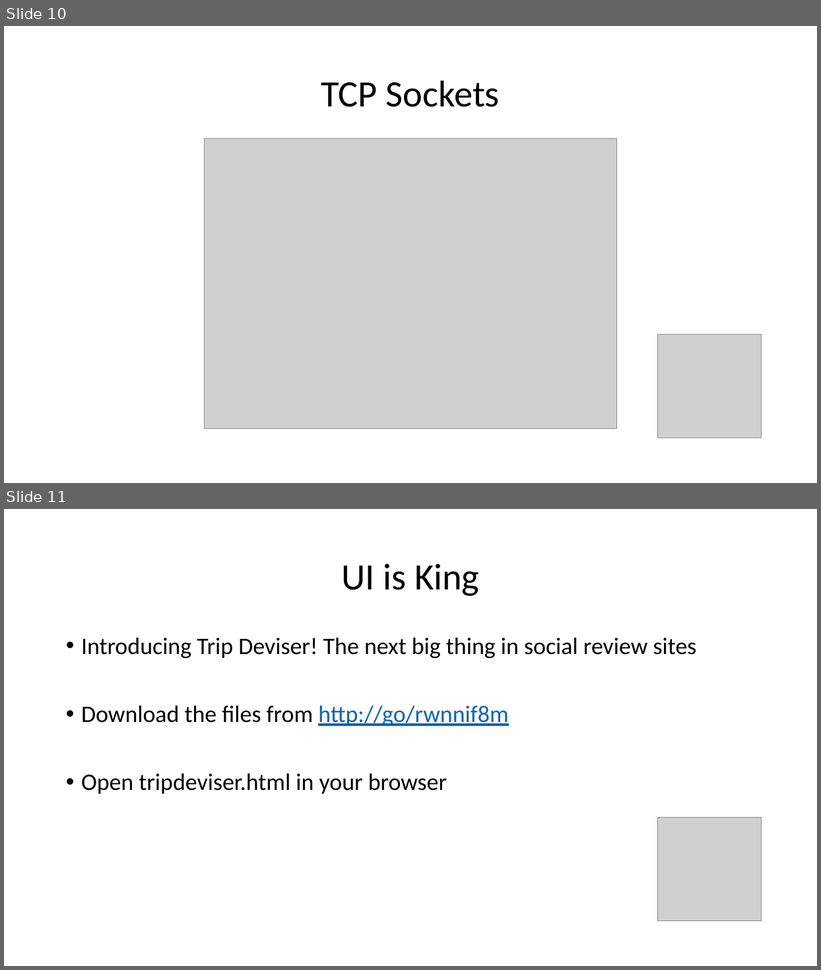
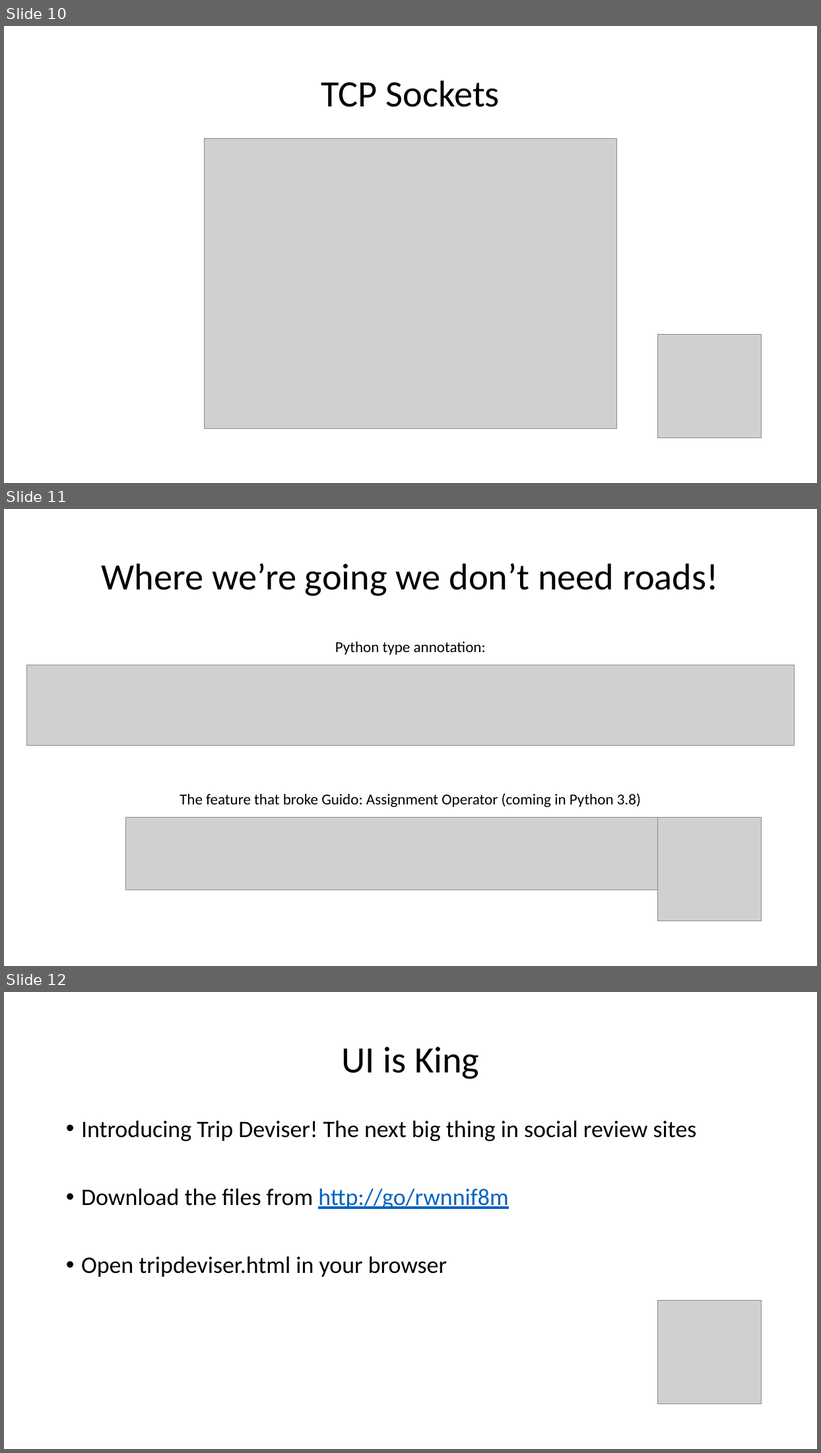
Before and after one commit to wilkotom/python_examples, a slide deck: Python Level 2/Lesson 8/Session 8.pptx. Shown one above the other, each under a label of ours: slides 10 and 11 before the commit, slides 10, 11 and 12 after it. The pictures are 821x970 and 821x1453 pixels, drawn with LibreOffice and Linux fonts; fonts in the diff are those of the drawing; grey boxes stand for pictures. Boxes give left, top, right and bottom in pixels: in the first picture for what was removed or moved away, otherwise in the second. Text is boxed around its words. In the diff, an @@ line names an element or a change of style, - is before the commit and + after.

Commit message:
Roads? Where we're going, we don't need roads...

```diff
--- a/Python Level 2/Lesson 8/Session 8.pptx
+++ b/Python Level 2/Lesson 8/Session 8.pptx
@@ slide 11 added at box(4, 509, 817, 966), background #FFFFFF @@
@@ title added at box(102, 563, 719, 596), 44 pt, text #000000 @@
+Where we’re going we don’t need roads!
@@ text added at box(335, 642, 486, 655), 18 pt, text #000000 @@
+Python type annotation:
@@ picture added at box(27, 665, 795, 746) @@
@@ text added at box(180, 793, 641, 807), 18 pt, text #000000 @@
+The feature that broke Guido: Assignment Operator (coming in Python 3.8)
@@ picture added at box(126, 818, 695, 890) @@
@@ picture added at box(658, 818, 762, 921) @@
@@ what was slide 11 is now slide 12 @@
```
